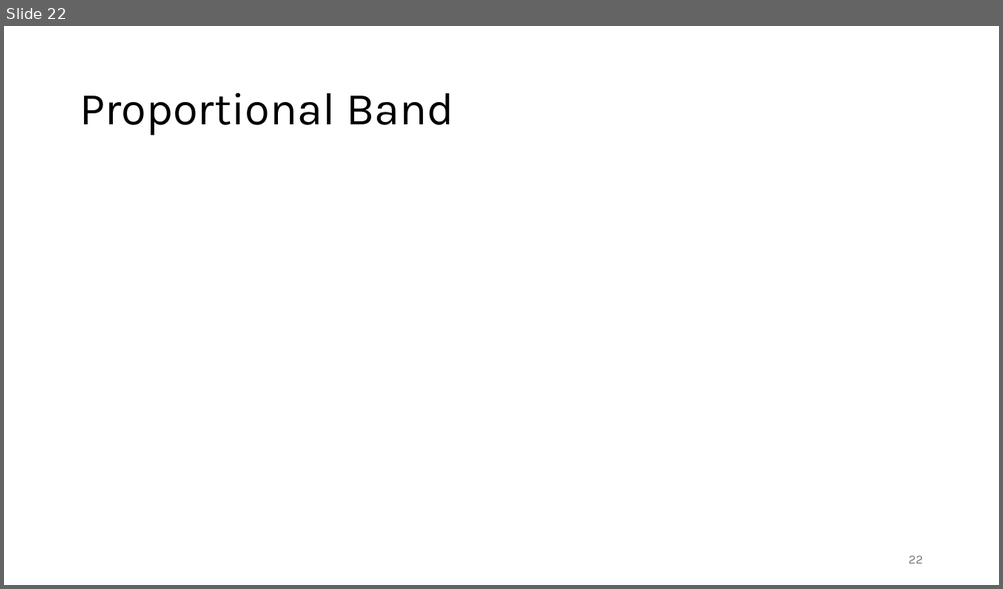
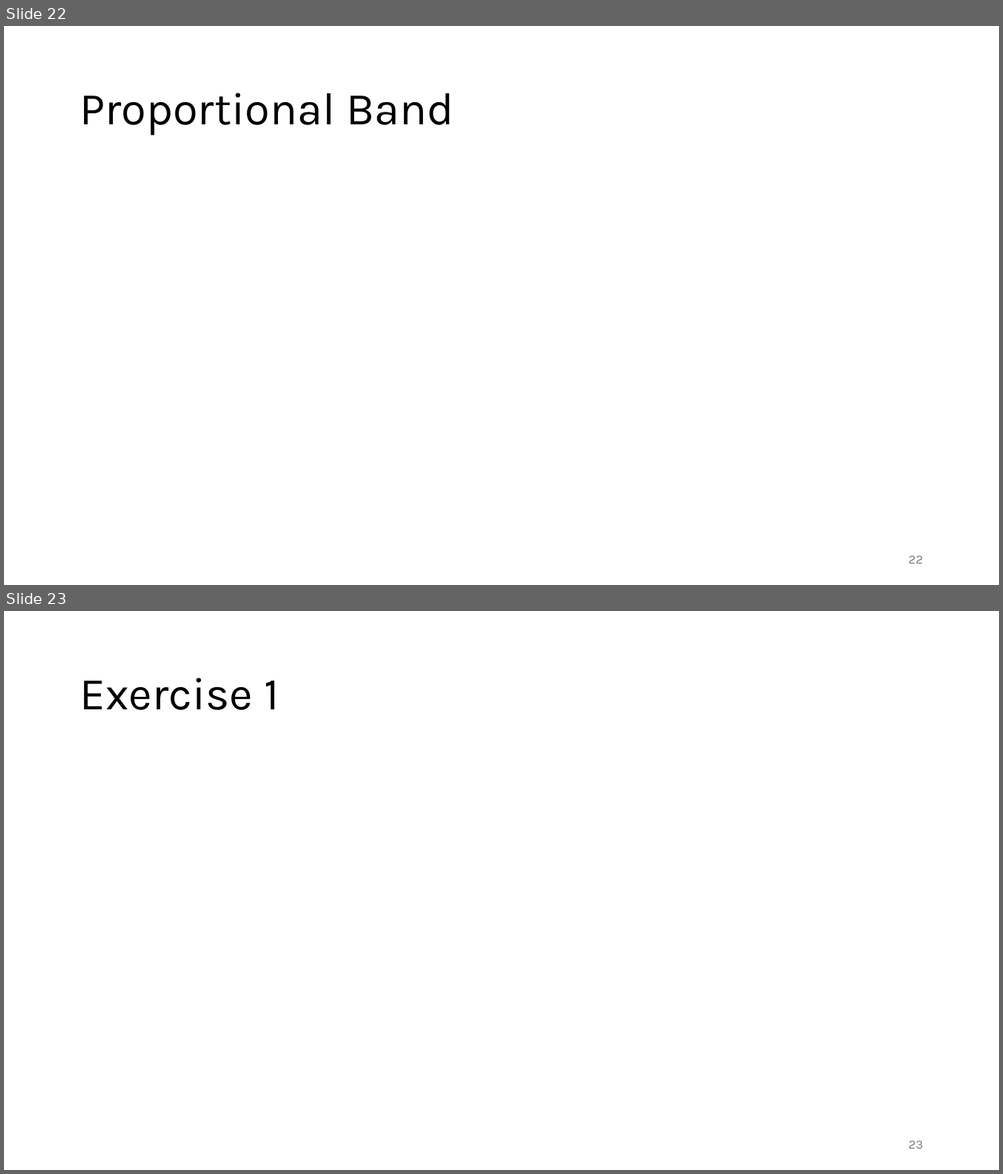
Before and after one commit to FelixWick/control_engineering, a slide deck: slides/2_continuous_controllers.pptx. Shown one above the other, each under a label of ours: slide 22 before the commit, slides 22 and 23 after it. The pictures are 1003x589 and 1003x1174 pixels, drawn with LibreOffice and Linux fonts; fonts in the diff are those of the drawing; grey boxes stand for pictures. Boxes give left, top, right and bottom in pixels: in the first picture for what was removed or moved away, otherwise in the second. Text is boxed around its words. In the diff, an @@ line names an element or a change of style, - is before the commit and + after.

Commit message:
exercises

```diff
--- a/slides/2_continuous_controllers.pptx
+++ b/slides/2_continuous_controllers.pptx
@@ slide 23 added at [4, 611, 999, 1170], background #FFFFFF @@
@@ title added at [79, 678, 279, 710], 44 pt, text #000000 @@
+Exercise 1
@@ page number added at [908, 1141, 923, 1149], 12 pt, text #797979 @@
+23
```
Also in this commit, not shown: 2 other slides added, 1 other file.
